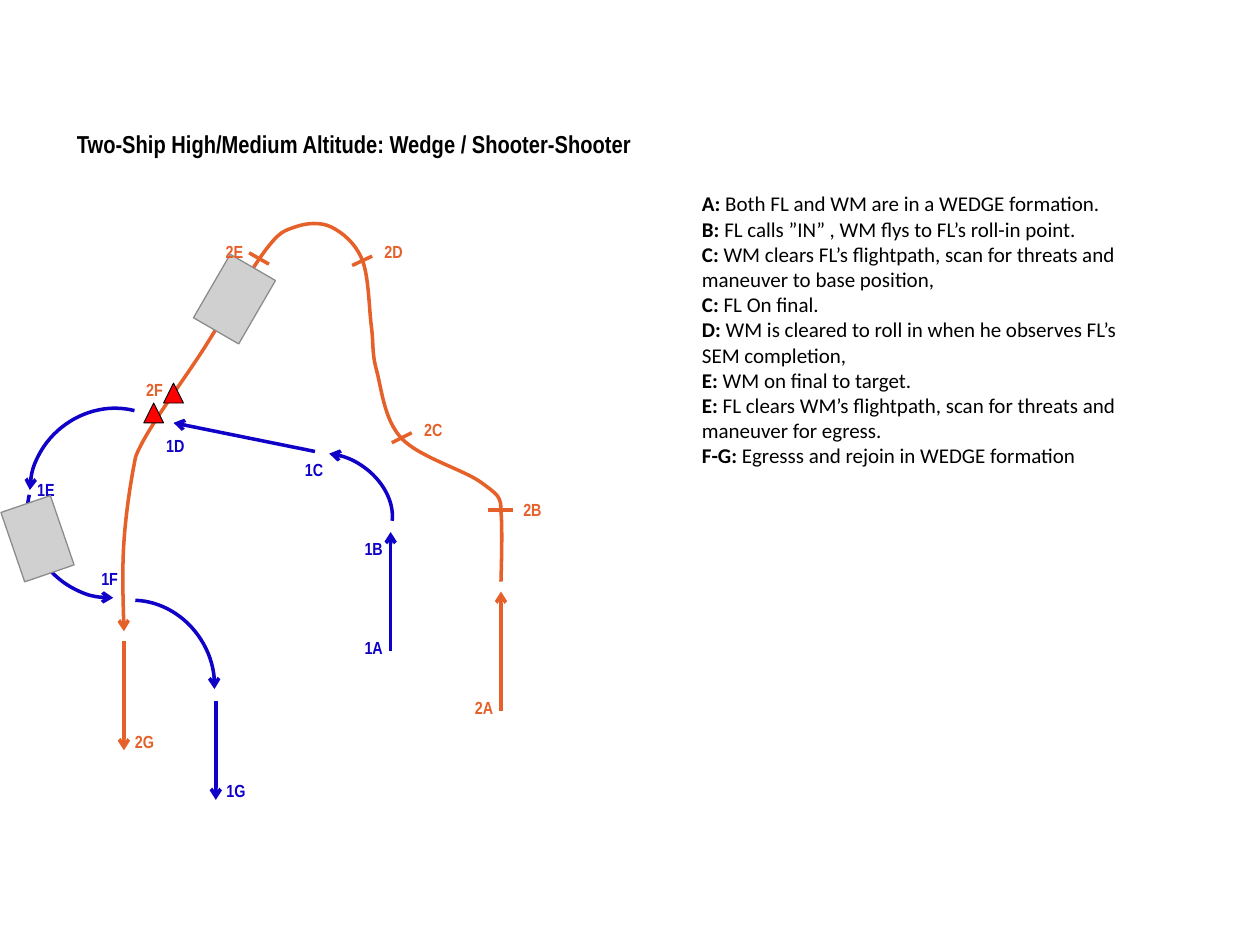
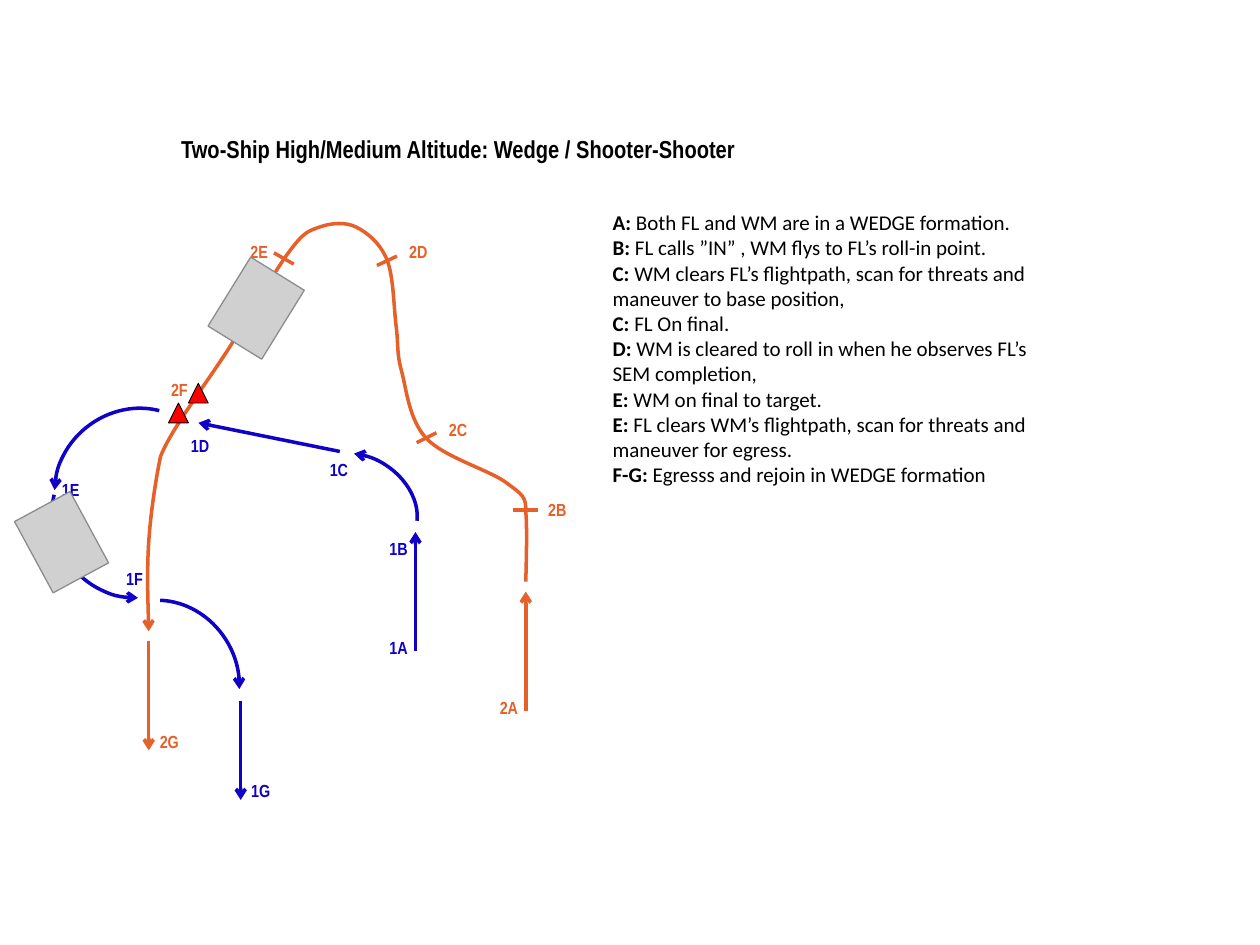
Before and after one commit to 132nd-vWing/132-TRP-388, a slide deck: slide 25 of Surface Attack Tactics/SAT Graphics.pptx. Drawn at 1260x945 pixels with LibreOffice and Linux fonts; fonts in the diff are those of the drawing; grey boxes stand for pictures; background and template pictures are left out. Boxes give left, top, right and bottom in pixels: in the first picture for what was removed or moved away, otherwise in the second. Text is boxed around its words. In the diff, an @@ line names an element or a change of style, - is before the commit and + after.

```diff
--- a/Surface Attack Tactics/SAT Graphics.pptx
+++ b/Surface Attack Tactics/SAT Graphics.pptx
@@ text "Two-Ship High/Medium Altitude: Wedge / ...": place and size @@
-text "Two-Ship High/Medium Altitude: Wedge / ..." at [77,135,631,159]
+text "Two-Ship High/Medium Altitude: Wedge / ..." at [181,140,735,164]
@@ text "A: Both FL and WM ...": place and size @@
-text "A: Both FL and WM ..." at [702,196,1116,467]
+text "A: Both FL and WM ..." at [613,215,1026,486]
@@ picture at [208,257,304,358]: rotation 210 to 211 degrees @@
@@ 14 texts, 5 arrows, 4 arc (boxed as its full ellipse)s, 4 lines, 2 triangles, 1 freeform shape: place and size @@
-14 texts, 5 arrows, 4 arc (boxed as its full ellipse)s, 4 lines, 2 triangles, 1 freeform shape at [0,222,541,800]
+14 texts, 5 arrows, 4 arc (boxed as its full ellipse)s, 4 lines, 2 triangles, 1 freeform shape at [22,222,566,800]
@@ picture removed at [1,495,75,581] @@
@@ picture added at [15,491,109,592] @@
```
Also in this commit, not shown: 5 other slides changed, 1 other file.
